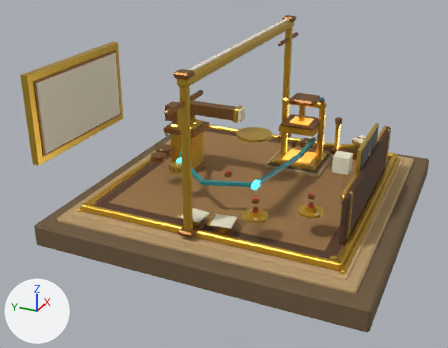
The Blender file blends/props/observatory_platform.blend as it was, and as the next commit left it.
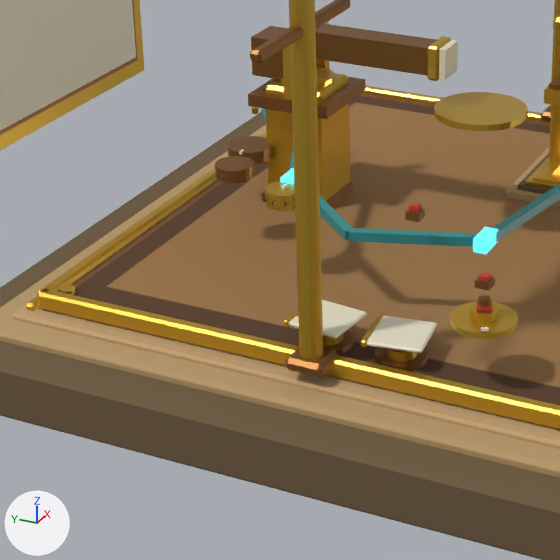
Old and new are each drawn whole from a 50 mm camera at (-10.75, -4.18, 5.47) aimed at (-0.4, 0.47, 0.3) and again close up on the part from 15% to 64% of the width and 26% to 89% of the height. Every picture has the same lights, and +X, +Y and +Z are marked at lower left. The older version's two pictures come first.

In view in the first close-up: 'AzimuthKnob', 'ElevationKnob', 'FocusRing', 'Mold', 'Pipes', 'Platform', 'ResetButtonA', 'ResetButtonB', 'ResetCoverA', 'ResetCoverB', 'TelescopeMount', 'ValveA', 'VoidWindow' and 7 more.
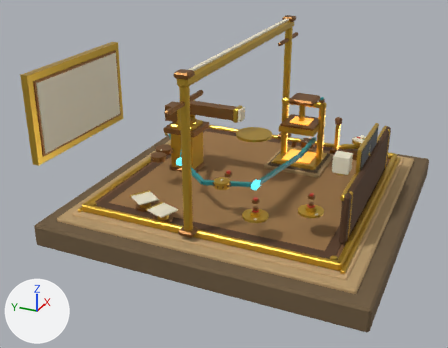
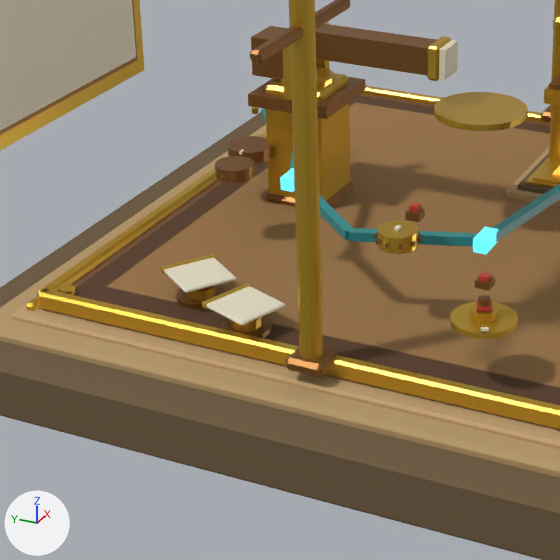
Location of each change, [x1, y1, x2, y2] in pixels of the close-ups (560 x 560 px):
```json
{"object": "ResetCoverA", "change": "moved, turned", "before": [361, 313, 437, 353], "after": [202, 283, 285, 325]}
{"object": "ResetCoverB", "change": "moved, turned", "before": [284, 300, 367, 339], "after": [161, 254, 236, 293]}
{"object": "FocusRing", "change": "moved", "before": [262, 181, 295, 211], "after": [374, 221, 422, 254]}
{"object": "ResetButtonA", "change": "moved, turned", "before": [374, 347, 428, 371], "after": [220, 316, 272, 338]}
{"object": "ResetButtonB", "change": "moved", "before": [323, 330, 354, 354], "after": [176, 285, 226, 310]}
```

Edits to the scene script, one JSON object a line:
```json
{"op": "set", "path": "ob_focusring.location", "old": "(-1.395, 0.972, 0.75)", "new": "(-1.699, -0.071, 0.75)"}
{"op": "set", "path": "ob_resetbuttona.location", "old": "(-2.178, -0.31, 0.12)", "new": "(-2.248, 0.842, 0.12)"}
{"op": "set", "path": "ob_resetbuttona.rotation_euler", "old": "(0.0, 0.0, -3.0)", "new": "(0.0, 0.0, -3.5)", "note": "degrees (0, 0, -172) -> degrees (0, 0, -201)"}
{"op": "set", "path": "ob_resetcovera.location", "old": "(-2.178, -0.31, 0.12)", "new": "(-2.248, 0.842, 0.12)"}
{"op": "set", "path": "ob_resetcovera.rotation_euler", "old": "(0.0, 0.0, -3.0)", "new": "(0.0, 0.0, -3.5)", "note": "degrees (0, 0, -172) -> degrees (0, 0, -201)"}
{"op": "set", "path": "ob_resetbuttonb.location", "old": "(-2.187, 0.238, 0.12)", "new": "(-1.969, 1.372, 0.12)"}
{"op": "set", "path": "ob_resetcoverb.location", "old": "(-2.187, 0.238, 0.12)", "new": "(-1.969, 1.372, 0.12)"}
{"op": "set", "path": "ob_resetcoverb.rotation_euler", "old": "(0.0, 0.0, -3.25)", "new": "(0.0, 0.0, -3.75)", "note": "degrees (0, 0, -186) -> degrees (0, 0, -215)"}
```
